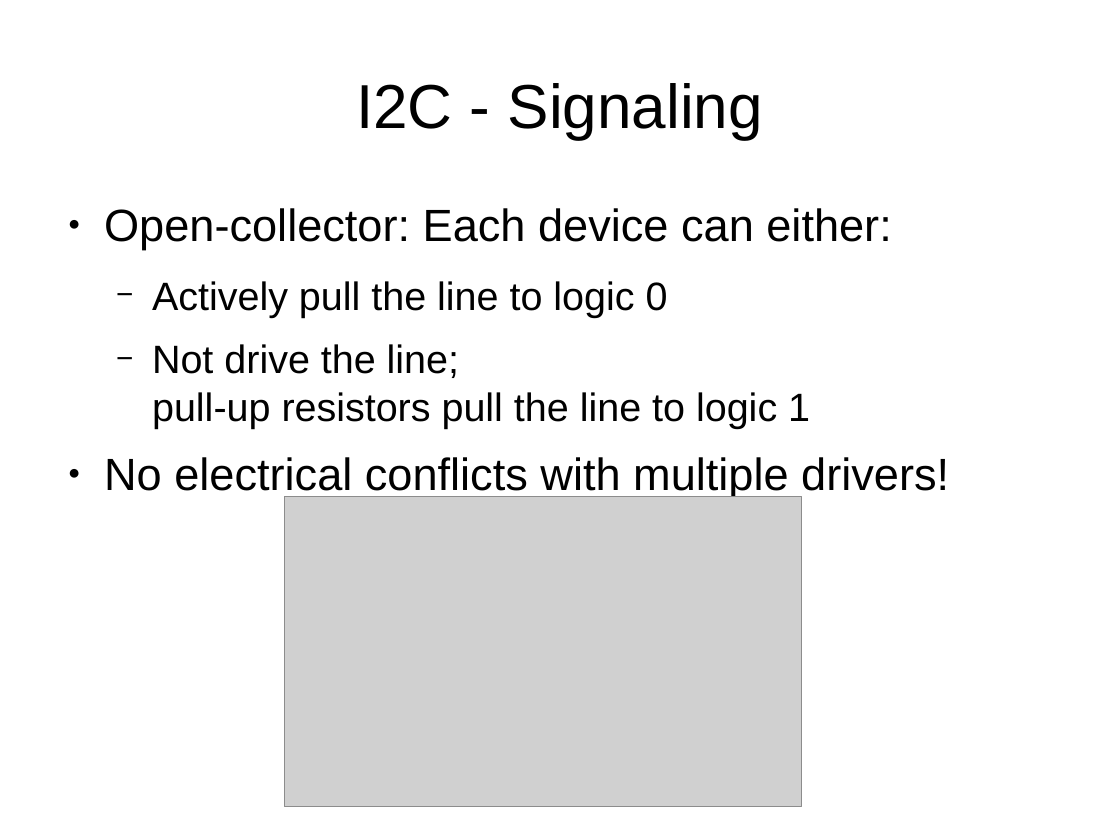
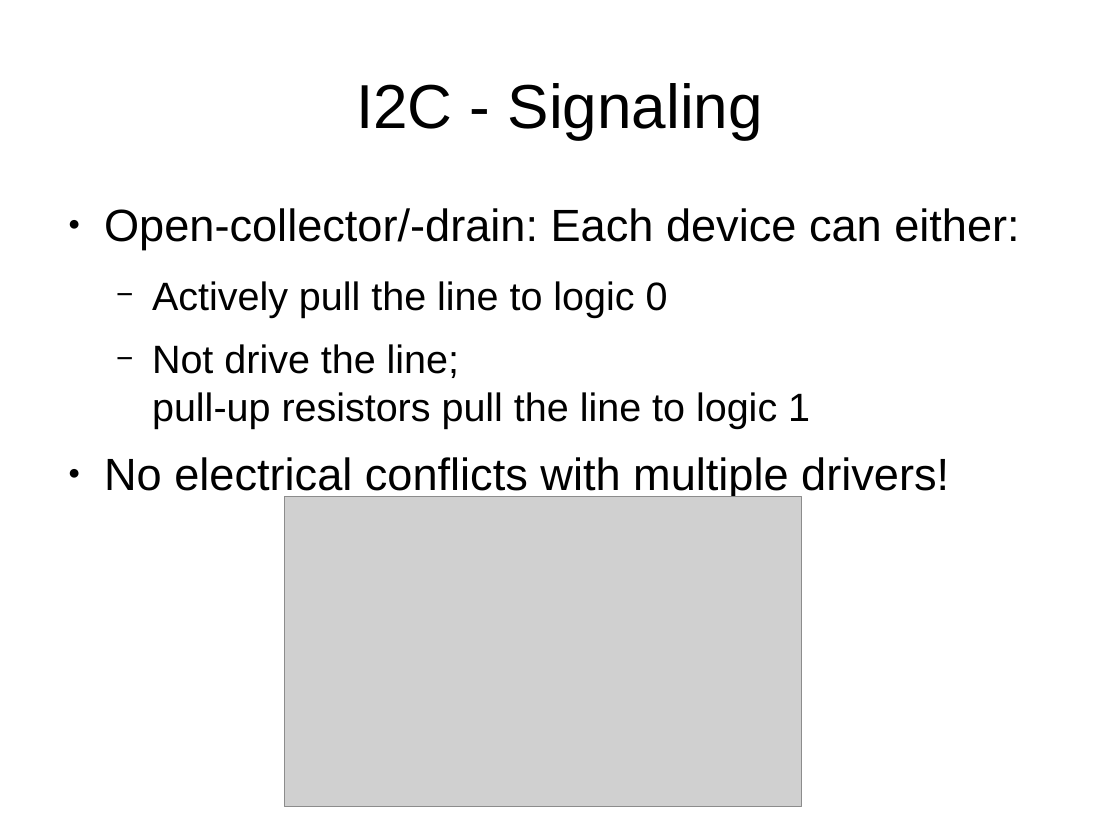
Before and after one commit to swarren/presentations, a slide deck: slide 18 of bus-protocols/bus-protocols.odp. Drawn at 1120x840 pixels with LibreOffice and Linux fonts; fonts in the diff are those of the drawing; grey boxes stand for pictures. Boxes give left, top, right and bottom in pixels: in the first picture for what was removed or moved away, otherwise in the second. Text is boxed around its words. In the diff, an @@ line names an element or a change of style, - is before the commit and + after.

```diff
--- a/bus-protocols/bus-protocols.odp
+++ b/bus-protocols/bus-protocols.odp
@@ text at (104,208,1019,250): text changed @@
-● Open-collector: Each device can either:
+● Open-collector/-drain: Each device can either:
```
Also in this commit, not shown: 16 other slides changed, 1 other file.
